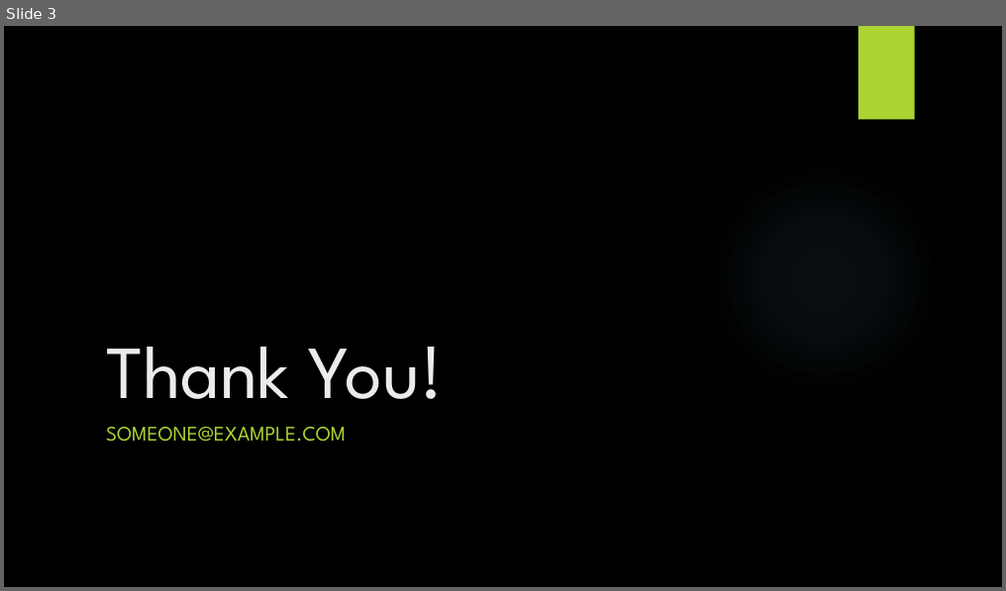
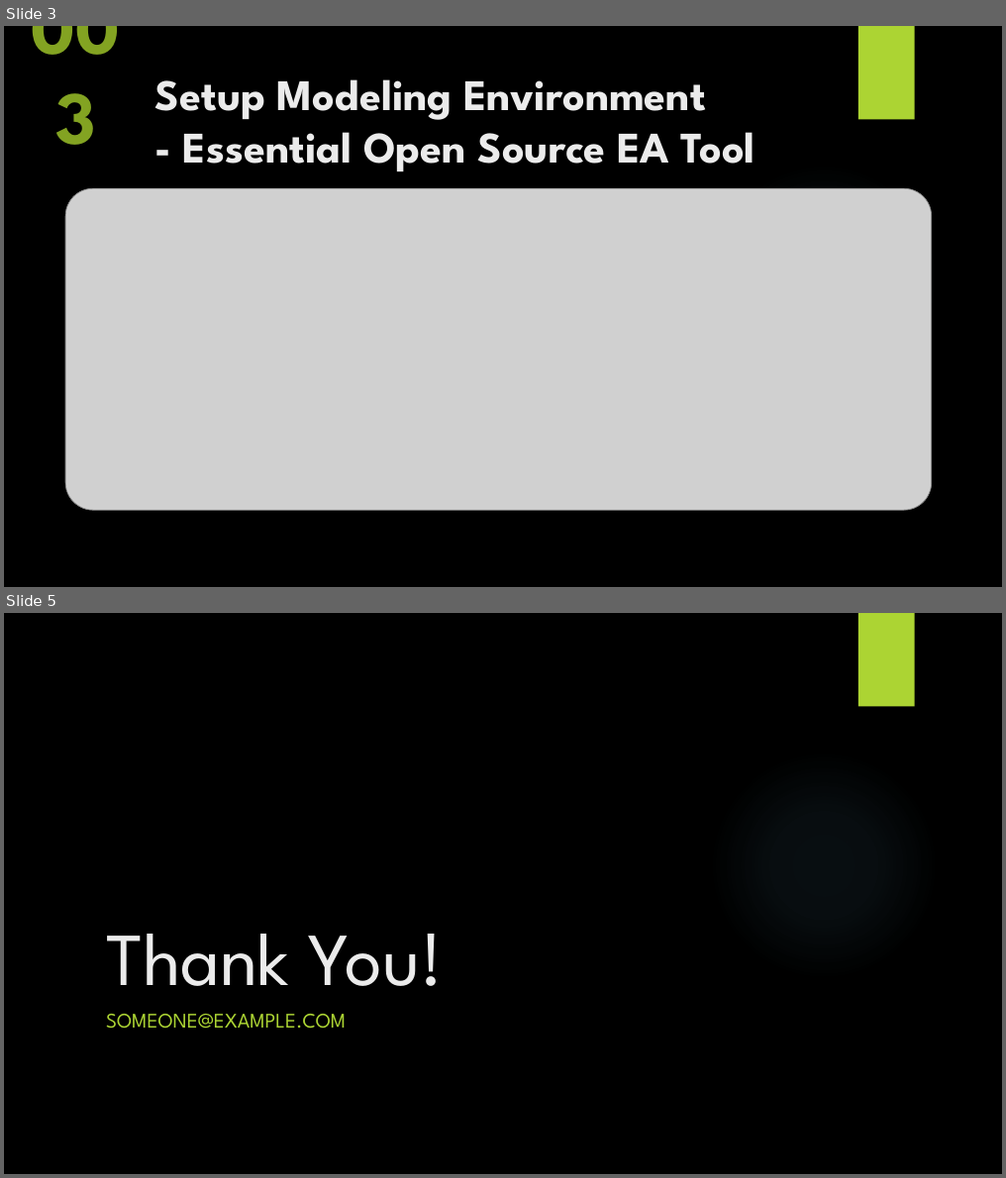
Before and after one commit to yasenstar/EA_MetaModel, a slide deck: Master_EAS_Meta-Model.pptx. Shown one above the other, each under a label of ours: slide 3 before the commit, slides 3 and 5 after it; the slides between them are not shown. The pictures are 1006x591 and 1006x1178 pixels, drawn with LibreOffice and Linux fonts; fonts in the diff are those of the drawing; grey boxes stand for pictures; background and template pictures are left out. Boxes give left, top, right and bottom in pixels: in the first picture for what was removed or moved away, otherwise in the second. Text is boxed around its words. In the diff, an @@ line names an element or a change of style, - is before the commit and + after.

```diff
--- a/Master_EAS_Meta-Model.pptx
+++ b/Master_EAS_Meta-Model.pptx
@@ slide 3 added at bbox=[4, 26, 1002, 587], background picture (left out); not listed: 1 template element that a slide beside it also shows @@
@@ text added at bbox=[4, 26, 148, 113], 72 pt, text #83A322, bold @@
+003
@@ rectangle added at bbox=[858, 26, 915, 120], fill #ACD433 @@
@@ title added at bbox=[155, 79, 754, 172], 42 pt, text #EBEBEB, bold @@
+Setup Modeling Environment
+- Essential Open Source EA Tool
@@ picture added at bbox=[65, 188, 932, 510] @@
@@ what was slide 3 is now slide 5 @@
```
Also in this commit, not shown: 1 slide changed, 1 other slide added.
